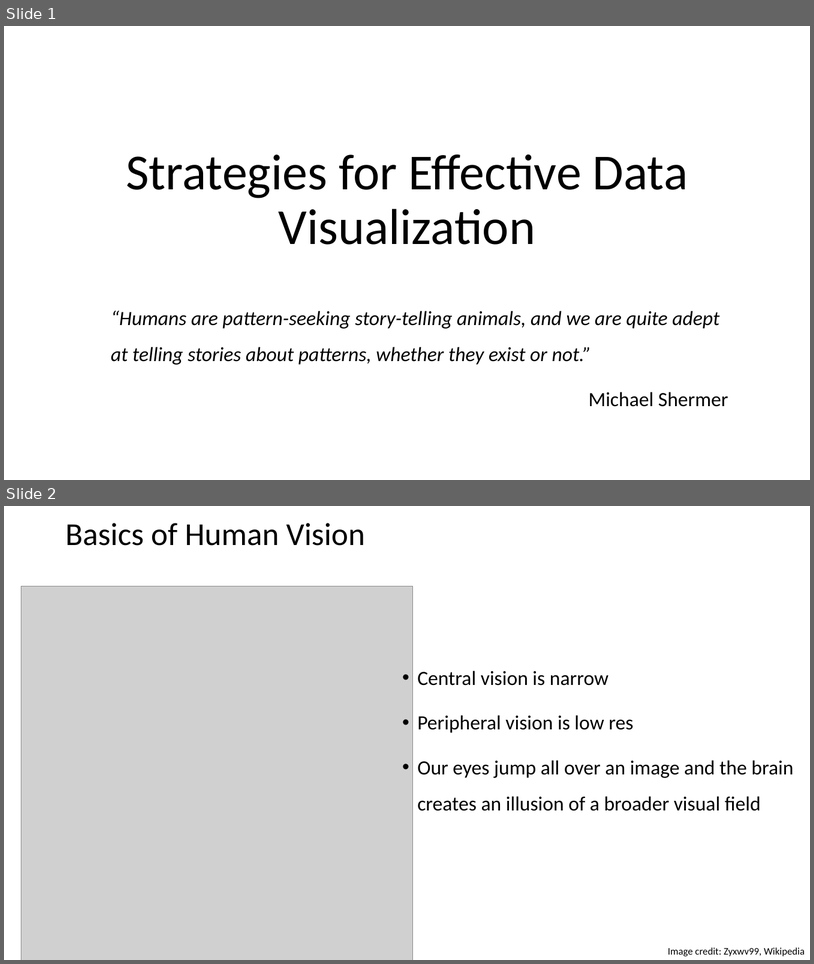
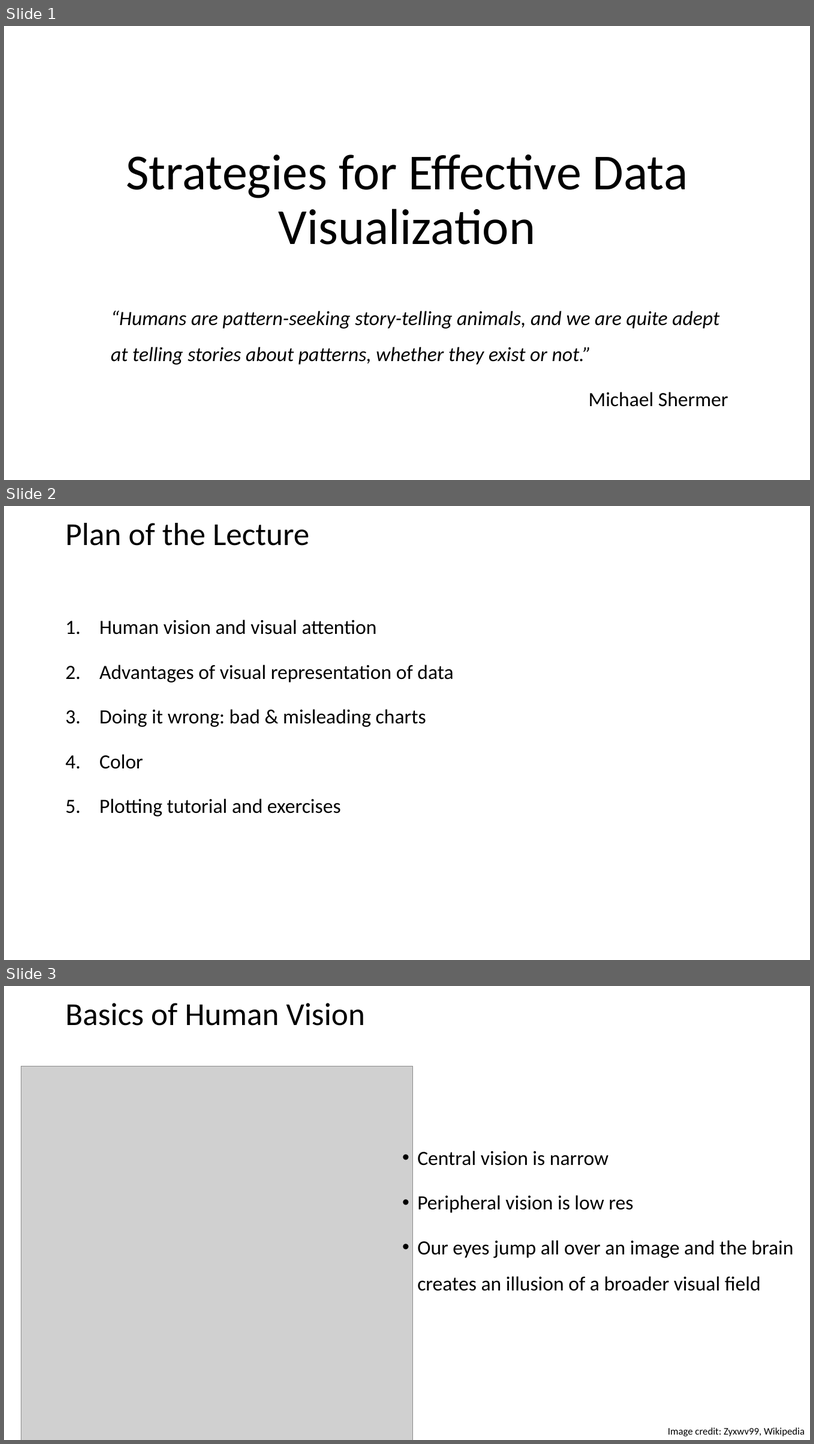
Before and after one commit to ipozdeev/it-skills-for-research, a slide deck: visualization/visualization_slides.pptx. Shown one above the other, each under a label of ours: slides 1 and 2 before the commit, slides 1, 2 and 3 after it. The pictures are 814x964 and 814x1444 pixels, drawn with LibreOffice and Linux fonts; fonts in the diff are those of the drawing; grey boxes stand for pictures. Boxes give left, top, right and bottom in pixels: in the first picture for what was removed or moved away, otherwise in the second. Text is boxed around its words. In the diff, an @@ line names an element or a change of style, - is before the commit and + after.

```diff
--- a/visualization/visualization_slides.pptx
+++ b/visualization/visualization_slides.pptx
@@ slide 2 added at (4, 506, 810, 960), background #FFFFFF @@
@@ title added at (65, 523, 309, 546), 38 pt, text #000000 @@
+Plan of the Lecture
@@ text added at (99, 619, 453, 816), 24 pt, text #000000 @@
+1. Human vision and visual attention
+2. Advantages of visual representation of data
+3. Doing it wrong: bad & misleading charts
+4. Color
+5. Plotting tutorial and exercises
@@ what was slide 2 is now slide 3 @@
```
Also in this commit, not shown: 2 other files.
